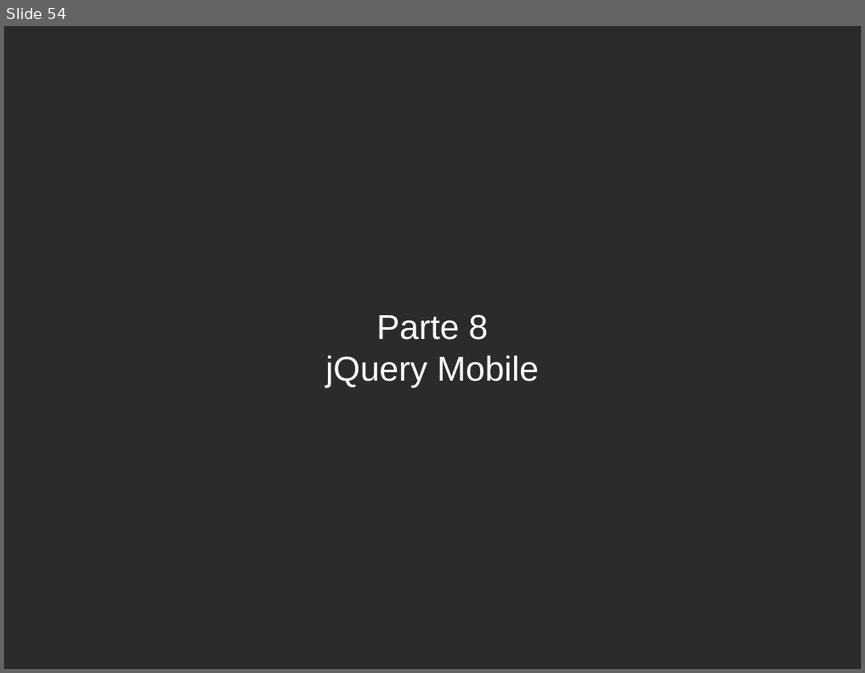
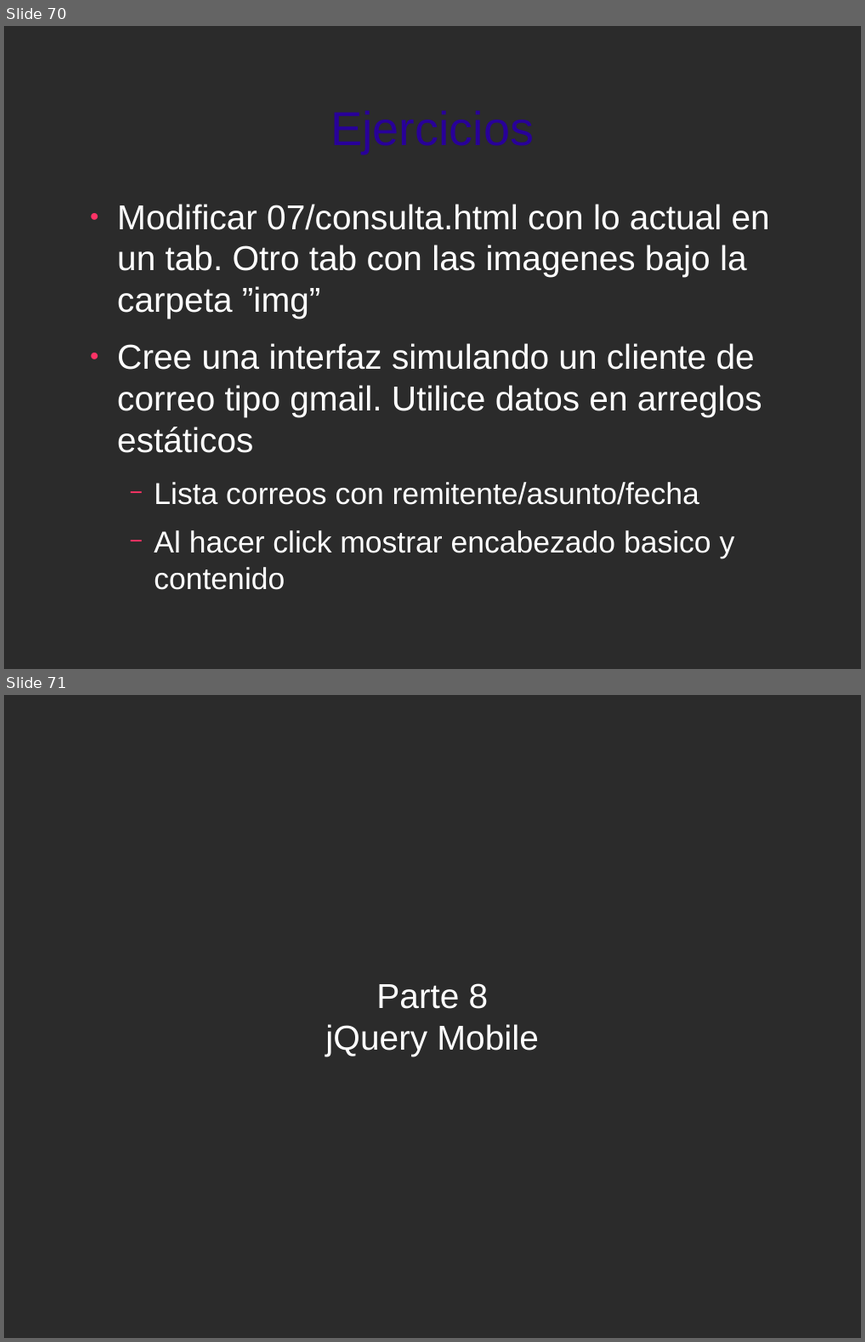
Before and after one commit to jorgeu/curso-jquery, a slide deck: curso-jquery.odp. Shown one above the other, each under a label of ours: slide 54 before the commit, slides 70 and 71 after it. The pictures are 865x673 and 865x1342 pixels, drawn with LibreOffice and Linux fonts; fonts in the diff are those of the drawing; background and template pictures are left out; a plain dark background stands for a picture behind light text. Boxes give left, top, right and bottom in pixels: in the first picture for what was removed or moved away, otherwise in the second. Text is boxed around its words. In the diff, an @@ line names an element or a change of style, - is before the commit and + after.

```diff
--- a/curso-jquery.odp
+++ b/curso-jquery.odp
@@ slide 70 added at [4,26,861,669], background picture (left out) @@
@@ title added at [330,110,534,154], 44 pt, text #280099 @@
+Ejercicios
@@ text added at [117,204,770,590], 32 pt, text #FFFFFF @@
+● Modificar 07/consulta.html con lo actual en un tab. Otro tab con las imagenes bajo la carpeta ”img”
+● Cree una interfaz simulando un cliente de correo tipo gmail. Utilice datos en arreglos estáticos
+  − Lista correos con remitente/asunto/fecha
+  − Al hacer click mostrar encabezado basico y contenido
@@ what was slide 54 is now slide 71 @@
```
Also in this commit, not shown: 16 other slides added, 50 other files.
